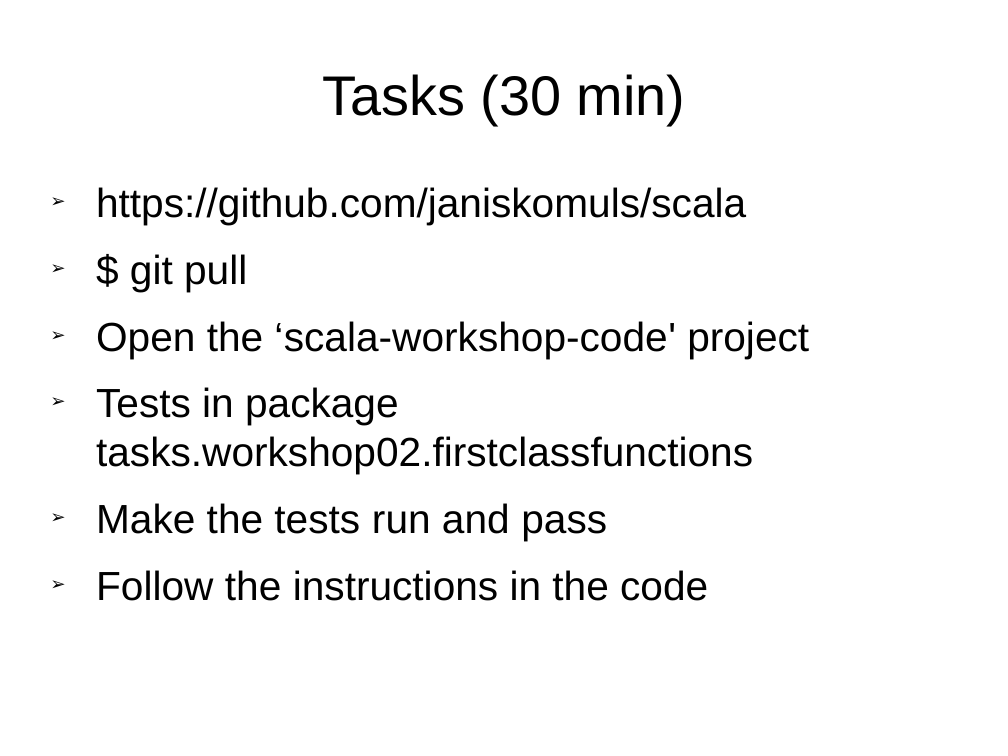
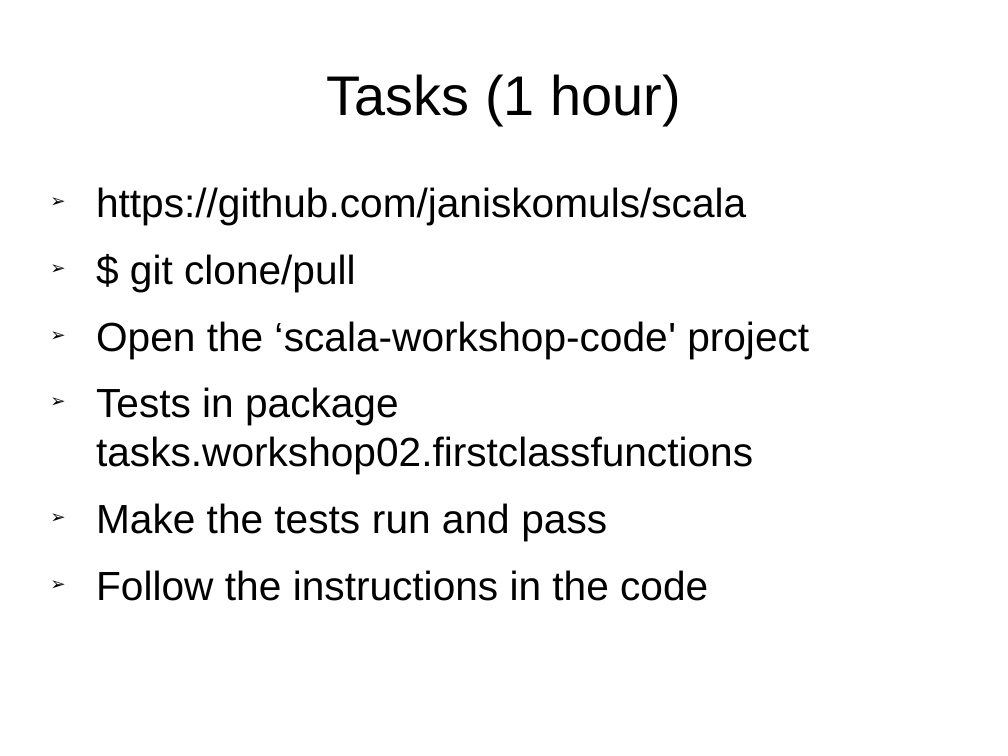
Before and after one commit to janiskomuls/scala, a slide deck: slide 8 of scala-workshop-slides/1.2-first_class_functions.odp. Drawn at 1008x756 pixels with LibreOffice and Linux fonts; fonts in the diff are those of the drawing; background and template pictures are left out. Boxes give left, top, right and bottom in pixels: in the first picture for what was removed or moved away, otherwise in the second. Text is boxed around its words. In the diff, an @@ line names an element or a change of style, - is before the commit and + after.

Commit message:
WKSP-03: workshop 03 presentation added

```diff
--- a/scala-workshop-slides/1.2-first_class_functions.odp
+++ b/scala-workshop-slides/1.2-first_class_functions.odp
@@ title at [327,74,680,125]: text changed @@
-Tasks (30 min)
+Tasks (1 hour)
@@ text at [130,254,356,292]: text changed @@
-➢ $ git pull
+➢ $ git clone/pull
```
Also in this commit, not shown: 1 other file.
